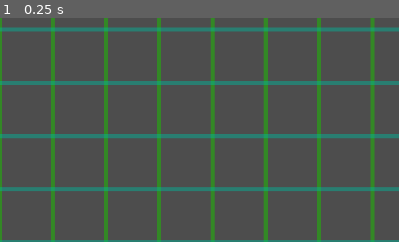
Above: before the commit, frame 1.
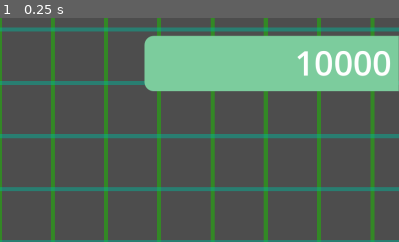
Above: after the commit, the same moment.

Repository: icebear-mc/Genesis
Game: Godot game, scene res://scenes/world.tscn
Same seed, same stepped clock (60 frames per second), same inputs: the game is played once before the commit and once after it. The engine's default icon, where the game draws it, is replaced by a stand-in: a white triangle on a blue panel in a dark square.
Inputs:
- Up to frame 1 (0.25 s): no input
The pictures show only the part of the screen within x 50-100%, y 0-50%; the shares and areas given below are measured in that part.

The runs differ from the first frame. In frame 1, 16% of the frame differs, in the area x 36-100%, y 8-33%.

Commit message:
hotfix 2
lol

Diff:
--- /dev/null
+++ b/assets/icons/factory.svg
@@ -0,0 +1,10 @@
+<?xml version="1.0" encoding="UTF-8" standalone="no"?>
+<!DOCTYPE svg PUBLIC "-//W3C//DTD SVG 1.1//EN" "http://www.w3.org/Graphics/SVG/1.1/DTD/svg11.dtd">
+<svg width="100%" height="100%" viewBox="0 0 120 120" version="1.1" xmlns="http://www.w3.org/2000/svg" xmlns:xlink="http://www.w3.org/1999/xlink" xml:space="preserve" xmlns:serif="http://www.serif.com/" style="fill-rule:evenodd;clip-rule:evenodd;stroke-linejoin:round;stroke-miterlimit:2;">
+    <g transform="matrix(1.100946,0,0,1.100946,-19.563681,-34.70939)">
+        <circle cx="72.268" cy="86.025" r="54.499" style="fill:rgb(215,247,235);fill-opacity:0.97;"/>
+    </g>
+    <g transform="matrix(1,0,0,1,-12.268468,-26.025464)">
+        <circle cx="72.268" cy="86.025" r="54.499" style="fill:rgb(219,255,242);"/>
+    </g>
+</svg>
--- a/project.godot
+++ b/project.godot
@@ -11,7 +11,7 @@
 [application]
 
 config/name="Genesis"
-config/version="0.2.6"
+config/version="0.3.0"
 run/main_scene="uid://cxwoig5vohwof"
 config/features=PackedStringArray("4.6", "GL Compatibility")
 boot_splash/bg_color=Color(0, 0.50980395, 0.70980394, 1)
@@ -22,7 +22,7 @@
 Vars="*uid://crvfafrk7pffb"
 Funcs="*uid://53cg7sf0xhhq"
 Grid="*uid://dt6rltthqg5b1"
-LogicSys="*uid://bdaqeldhgbc1c"
+LogicSysFactory="*uid://bdaqeldhgbc1c"
 
 [display]
 
--- a/scenes/factory.tscn
+++ b/scenes/factory.tscn
@@ -1,21 +1,21 @@
 [gd_scene format=3 uid="uid://i1llvpr4t60a"]
 
 [ext_resource type="Script" uid="uid://birg1r62jnneh" path="res://scripts/factory.gd" id="1_lmr8u"]
-[ext_resource type="Texture2D" uid="uid://j5ukrupxctof" path="res://assets/icons/icon.svg" id="2_1adwy"]
+[ext_resource type="Texture2D" uid="uid://df154p8hu0k6y" path="res://assets/icons/factory.svg" id="2_lmr8u"]
 
-[sub_resource type="RectangleShape2D" id="RectangleShape2D_lmr8u"]
-size = Vector2(130, 126)
+[sub_resource type="CircleShape2D" id="CircleShape2D_1adwy"]
+radius = 61.03278
 
 [node name="Factory" type="Node2D" unique_id=1785093742 groups=["BuildingsToSave"]]
 script = ExtResource("1_lmr8u")
 
 [node name="Icon" type="Sprite2D" parent="." unique_id=263640437]
-texture = ExtResource("2_1adwy")
+texture = ExtResource("2_lmr8u")
 
 [node name="AreaBox" type="Area2D" parent="." unique_id=867176720]
 
 [node name="Collision" type="CollisionShape2D" parent="AreaBox" unique_id=1597121610]
-shape = SubResource("RectangleShape2D_lmr8u")
+shape = SubResource("CircleShape2D_1adwy")
 
 [connection signal="mouse_entered" from="AreaBox" to="." method="_on_area_2d_mouse_entered"]
 [connection signal="mouse_exited" from="AreaBox" to="." method="_on_area_2d_mouse_exited"]
--- /dev/null
+++ b/scenes/money_label.gd
@@ -0,0 +1,13 @@
+extends Label
+
+
+
+
+# Called when the node enters the scene tree for the first time.
+func _ready() -> void:
+	pass # Replace with function body.
+
+
+# Called every frame. 'delta' is the elapsed time since the previous frame.
+func _process(delta: float) -> void:
+	text = str(Vars.money)
--- a/scenes/top_menu.tscn
+++ b/scenes/top_menu.tscn
@@ -2,7 +2,8 @@
 
 [ext_resource type="Script" uid="uid://uqbdxob58yky" path="res://scripts/save_map.gd" id="1_uxvdx"]
 [ext_resource type="Script" uid="uid://duie1iy7h6onq" path="res://scripts/load_map.gd" id="2_taxde"]
-[ext_resource type="Script" uid="uid://cnuahpnw7c6db" path="res://scenes/clear_map.gd" id="3_w6ndt"]
+[ext_resource type="Script" uid="uid://cnuahpnw7c6db" path="res://scripts/clear_map.gd" id="3_w6ndt"]
+[ext_resource type="Script" uid="uid://b5l7n5kgidr3e" path="res://scenes/money_label.gd" id="4_x4jqx"]
 
 [sub_resource type="StyleBoxFlat" id="StyleBoxFlat_taxde"]
 bg_color = Color(0.4862745, 0.8, 0.6156863, 1)
@@ -30,6 +31,16 @@
 offset_top = 43.63636
 offset_right = 346.36362
 offset_bottom = 104.09091
+scale = Vector2(2, 2)
+size_flags_horizontal = 4
+theme_override_styles/panel = SubResource("StyleBoxFlat_taxde")
+
+[node name="BackgroundPanel2" type="Panel" parent="." unique_id=1146037344]
+offset_left = 1744.5454
+offset_top = 160.0
+offset_right = 2022.3141
+offset_bottom = 220.45454
+rotation = 3.1415927
 scale = Vector2(2, 2)
 size_flags_horizontal = 4
 theme_override_styles/panel = SubResource("StyleBoxFlat_taxde")
@@ -84,6 +95,17 @@
 theme_override_font_sizes/font_size = 22
 text = "Genesis CB"
 
+[node name="Label" type="Label" parent="." unique_id=324546865]
+offset_left = 1221.8181
+offset_top = 46.363636
+offset_right = 1729.8181
+offset_bottom = 148.36365
+theme_override_font_sizes/font_size = 74
+text = "00000000000"
+horizontal_alignment = 2
+vertical_alignment = 1
+script = ExtResource("4_x4jqx")
+
 [connection signal="mouse_entered" from="SaveMap" to="SaveMap" method="_on_mouse_entered"]
 [connection signal="mouse_exited" from="SaveMap" to="SaveMap" method="_on_mouse_exited"]
 [connection signal="pressed" from="SaveMap" to="SaveMap" method="_on_pressed"]
--- a/scripts/factory.gd
+++ b/scripts/factory.gd
@@ -1,11 +1,23 @@
 extends Node2D
 
 var hovered = false
+var can_produce = true
 
 
 func _process(delta: float) -> void:
 	if Input.is_action_just_pressed("del_node") and hovered and Vars.can_place_buildings:
 		queue_free()
+
+func process_frame():
+	if not can_produce:
+		return
+
+	LogicSysFactory.consume_energy()
+	LogicSysFactory.produce()
+
+	can_produce = false
+	await get_tree().create_timer(1.0).timeout
+	can_produce = true
 
 func _ready() -> void:
 
--- a/scripts/globals/classes/buildings_base.gd
+++ b/scripts/globals/classes/buildings_base.gd
@@ -4,3 +4,10 @@
 var energy_level: int
 var producing_resource: String
 var building_name: String
+var building_to_load: PackedScene
+var price: int
+
+func spawn(position_to_spawn: Vector2, world:Node2D):
+	var building_instance = building_to_load.instantiate()
+	building_instance.position = position_to_spawn
+	world.add_child(building_instance)
--- a/scripts/globals/classes/custom/factory.gd
+++ b/scripts/globals/classes/custom/factory.gd
@@ -5,3 +5,5 @@
 	energy_level = 1
 	producing_resource = "money"
 	building_name = "Factory"
+	building_to_load = preload("res://scenes/factory.tscn")
+	price = 20
--- a/scripts/globals/global_var.gd
+++ b/scripts/globals/global_var.gd
@@ -2,4 +2,4 @@
 
 var can_place_buildings = true
 var energy = 50000
-var money = 0
+var money = 10000
--- a/scripts/globals/logic_sys.gd
+++ /dev/null
@@ -1,25 +0,0 @@
-extends Node
-
-func produce(resource):
-	match resource:
-		"money":
-			Vars.money += 1
-
-	print(Vars.money)
-
-func consume_energy(building_level: int):
-	match building_level:
-		0:
-			Vars.energy -= 0
-		1:
-			Vars.energy -= 3
-		2:
-			Vars.energy -= 5
-		3:
-			Vars.energy -= 8
-
-
-func define_factory_logic() -> void:
-	print("Factory Logic assemmbled succesful!")
-	produce("money")
-	consume_energy(0)
--- /dev/null
+++ b/scripts/globals/logic_sys_factory.gd
@@ -0,0 +1,24 @@
+extends Node
+
+var factory = Factory.new()
+
+func produce():
+	Vars.money += 1
+
+	print(Vars.money)
+
+func consume_energy():
+	match factory.energy_level:
+		0:
+			Vars.energy -= 0
+		1:
+			Vars.energy -= 3
+		2:
+			Vars.energy -= 5
+		3:
+			Vars.energy -= 8
+
+func update(cooldown: float) -> void:
+	produce()
+	consume_energy()
+	await get_tree().create_timer(cooldown).timeout
--- a/scripts/world.gd
+++ b/scripts/world.gd
@@ -1,17 +1,12 @@
 extends Node2D
 
-var Factory := preload("res://scenes/factory.tscn")
+var factory = Factory.new()
 
 
 
 func _ready() -> void:
 	pass
 
-func spawn_factory(position: Vector2):
-	var factory_instance = Factory.instantiate()
-	factory_instance.position = position
-	add_child(factory_instance)
-
 func _process(delta: float) -> void:
 	if Input.is_action_just_pressed("summon_node") and Vars.can_place_buildings:
-		spawn_factory(Funcs.snap_to_grid(get_global_mouse_position()))
+		factory.spawn(Funcs.snap_to_grid(get_global_mouse_position()), $".")
Not shown, added: assets/icons/factory.svg.import
Not shown, added: scenes/money_label.gd.uid
Renamed: scenes/clear_map.gd -> scripts/clear_map.gd
Renamed: scenes/clear_map.gd.uid -> scripts/clear_map.gd.uid
Renamed: scripts/globals/logic_sys.gd.uid -> scripts/globals/logic_sys_factory.gd.uid
Not shown, added: assets/project_data/Factory.af
Not shown, added: scenes/world.tscn1175786151.tmp
Not shown, added: scenes/world.tscn1229863350.tmp
Not shown, added: scenes/world.tscn1330859926.tmp
Not shown, added: scenes/world.tscn1344784467.tmp
